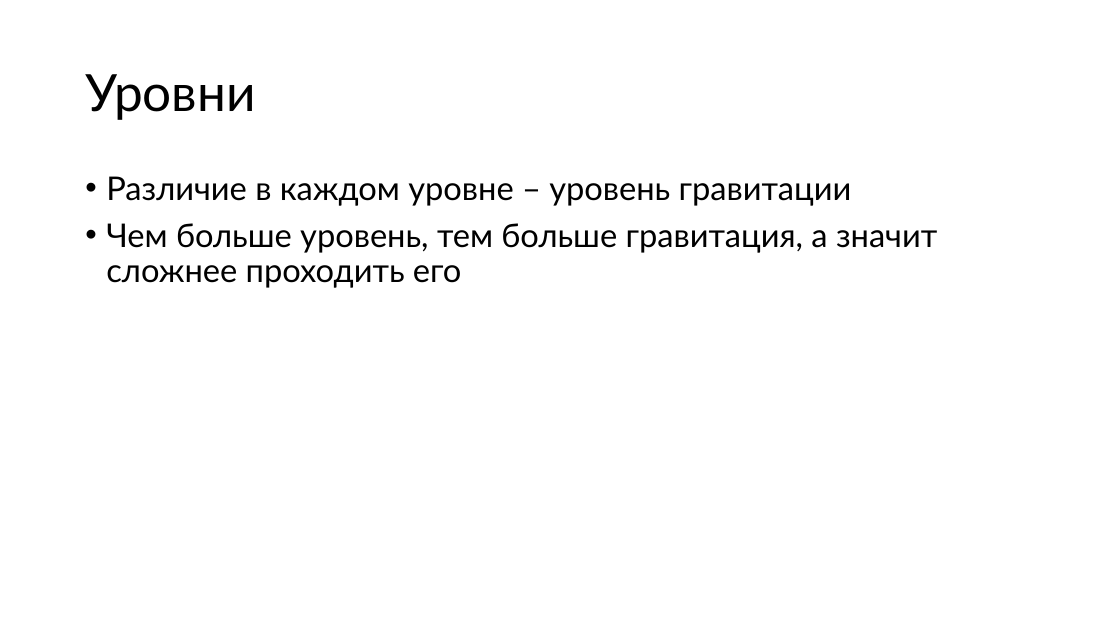
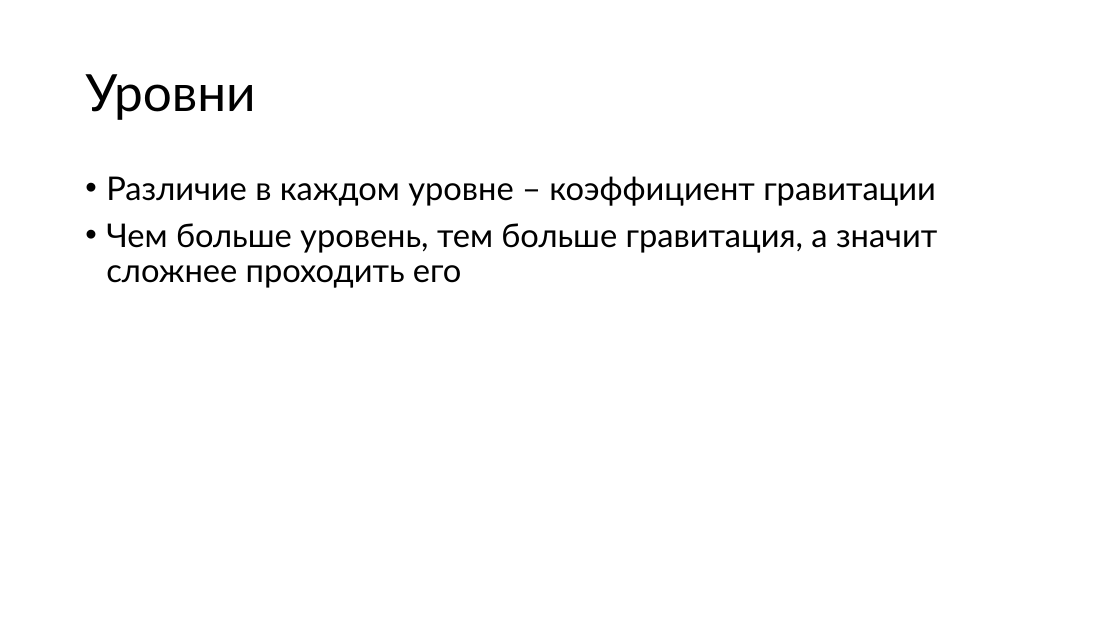
Before and after one commit to el1zavetag/doodle_prygaet, a slide deck: slide 4 of проект.pptx. Drawn at 1120x630 pixels with LibreOffice and Linux fonts; fonts in the diff are those of the drawing. Boxes give left, top, right and bottom in pixels: in the first picture for what was removed or moved away, otherwise in the second. Text is boxed around its words. In the diff, an @@ line names an element or a change of style, - is before the commit and + after.

```diff
--- a/проект.pptx
+++ b/проект.pptx
@@ text at box(106, 176, 936, 206): text changed @@
-• Различие в каждом уровне – уровень гравитации
+• Различие в каждом уровне – коэффициент гравитации
```
Also in this commit, not shown: 3 other slides changed, 7 other files.
